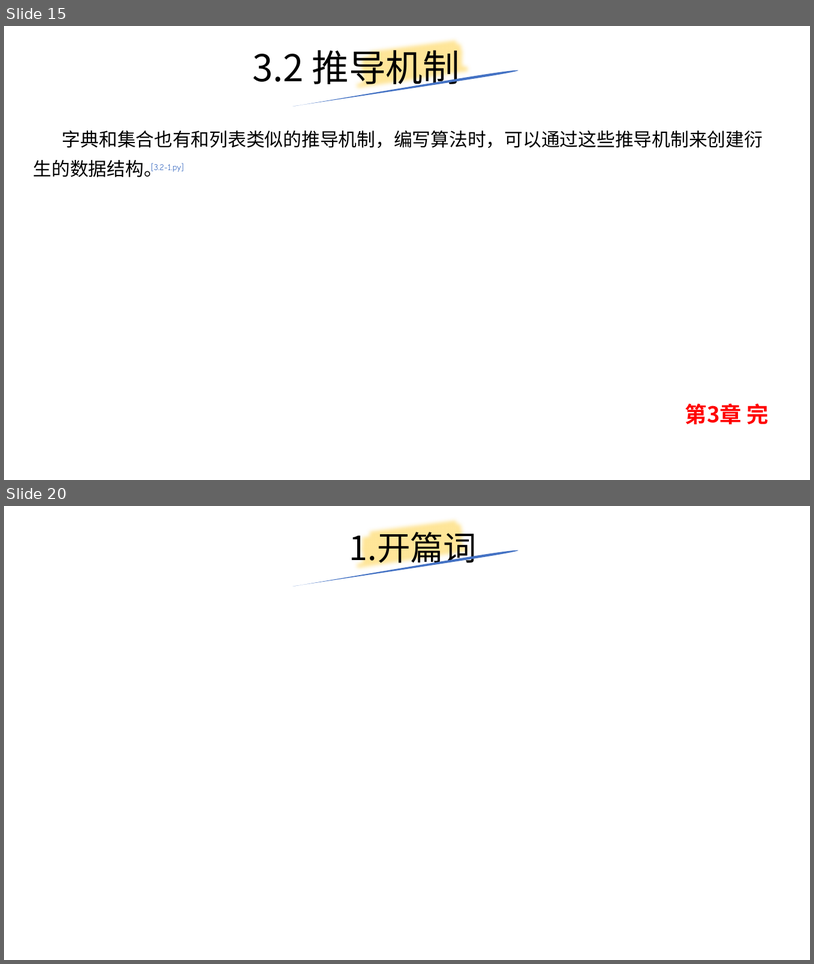
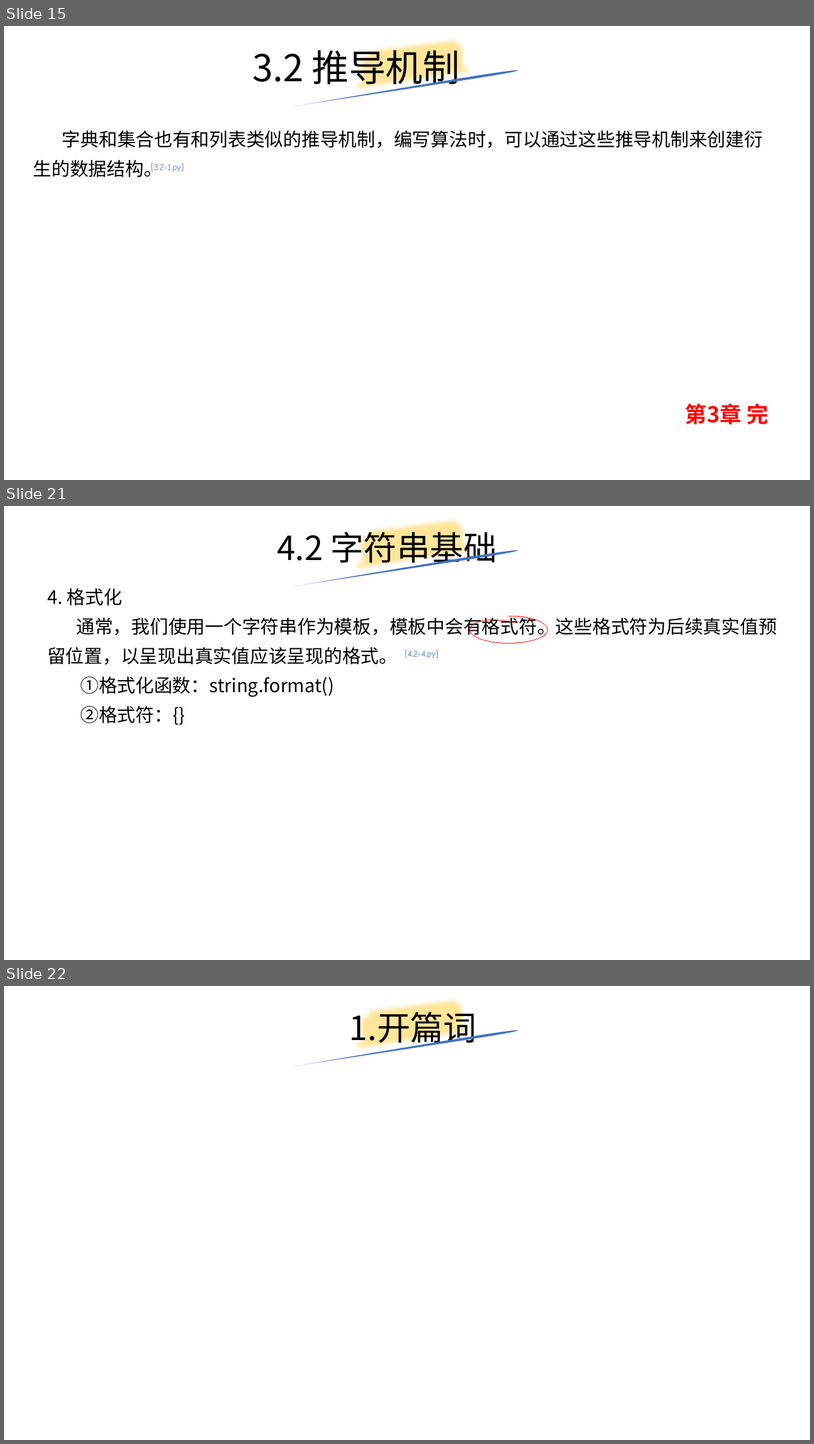
Before and after one commit to yiwenliu/CorePython, a slide deck: PPT/CorePython.pptx. Shown one above the other, each under a label of ours: slides 15 and 20 before the commit, slides 15, 21 and 22 after it; the slides between them are not shown. The pictures are 814x964 and 814x1444 pixels, drawn with LibreOffice and Linux fonts; fonts in the diff are those of the drawing. Boxes give left, top, right and bottom in pixels: in the first picture for what was removed or moved away, otherwise in the second. Text is boxed around its words. In the diff, an @@ line names an element or a change of style, - is before the commit and + after.

```diff
--- a/PPT/CorePython.pptx
+++ b/PPT/CorePython.pptx
@@ slide 21 added at <box>4,506,810,960</box>, background #FFFFFF @@
@@ freeform shape added at <box>353,506,476,586</box>, outline #FFE699 16 pt @@
@@ title added at <box>277,526,497,568</box>, 39.6 pt, text #000000 @@
+4.2 字符串基础
@@ freeform shape added at <box>292,549,519,586</box>, fill #4472C4 @@
@@ text added at <box>47,588,777,725</box>, 22 pt, text #000000 @@
+4. 格式化
+通常，我们使用一个字符串作为模板，模板中会有格式符。这些格式符为后续真实值预留位置，以呈现出真实值应该呈现的格式。
+①格式化函数：string.format()
+②格式符：{}
@@ freeform shape added at <box>470,616,548,643</box>, outline #FF0000 0.75 pt @@
@@ text added at <box>405,649,439,658</box>, 18 pt, text #4472C4 @@
+[4.2-4.py]
@@ what was slide 20 is now slide 22 @@
```
Also in this commit, not shown: 3 slides changed, 2 other slides added, 1 slide removed, 5 other files.
